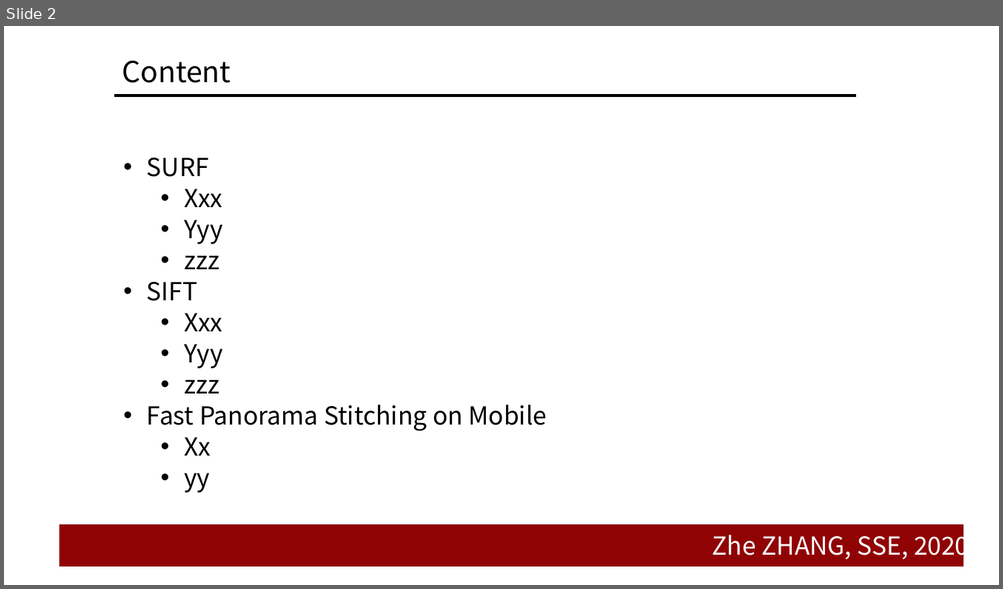
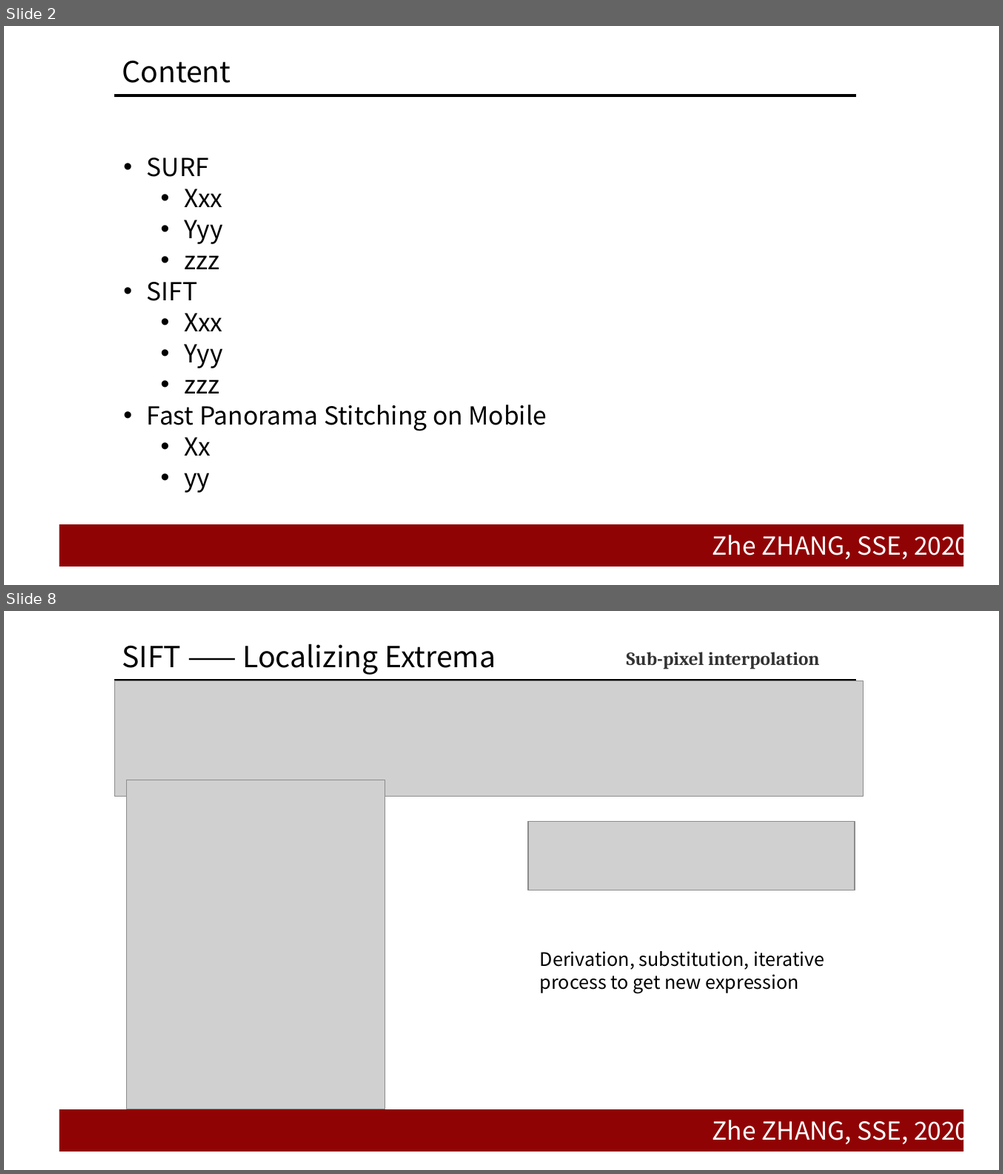
Before and after one commit to doubleZ0108/Panorama-Stitching, a slide deck: Panorama-Stitching-base-on-SIFT/pre/SIFT.pptx. Shown one above the other, each under a label of ours: slide 2 before the commit, slides 2 and 8 after it; the slides between them are not shown. The pictures are 1003x589 and 1003x1174 pixels, drawn with LibreOffice and Linux fonts; fonts in the diff are those of the drawing; grey boxes stand for pictures; background and template pictures are left out. Boxes give left, top, right and bottom in pixels: in the first picture for what was removed or moved away, otherwise in the second. Text is boxed around its words. In the diff, an @@ line names an element or a change of style, - is before the commit and + after.

```diff
--- a/Panorama-Stitching-base-on-SIFT/pre/SIFT.pptx
+++ b/Panorama-Stitching-base-on-SIFT/pre/SIFT.pptx
@@ slide 8 added at [4,611,999,1170], background #FFFFFF; not listed: 3 template elements that a slide beside it also shows @@
@@ title added at [122,644,496,675], 28 pt, text #000000 @@
+SIFT —— Localizing Extrema
@@ text added at [626,652,819,669], 18 pt, text #333333, bold @@
+Sub-pixel interpolation
@@ picture added at [114,681,862,797] @@
@@ picture added at [126,780,384,1109] @@
@@ picture added at [528,821,854,891] @@
@@ text added at [540,951,825,994], 18 pt, text #000000 @@
+Derivation, substitution, iterative process to get new expression
```
Also in this commit, not shown: 9 other slides added, 9 slides removed.
